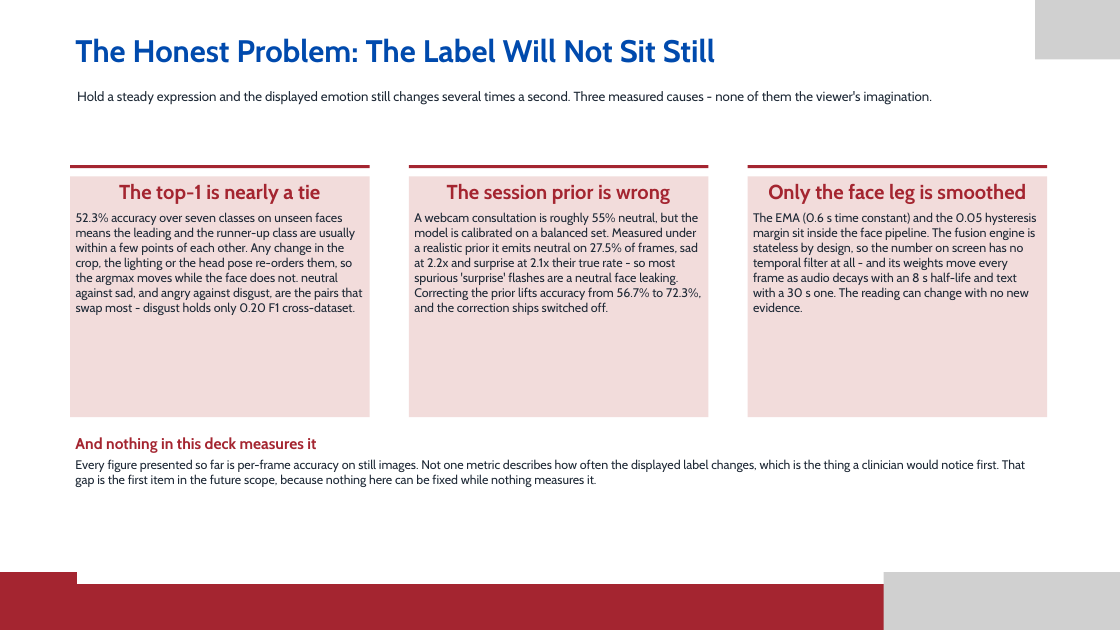
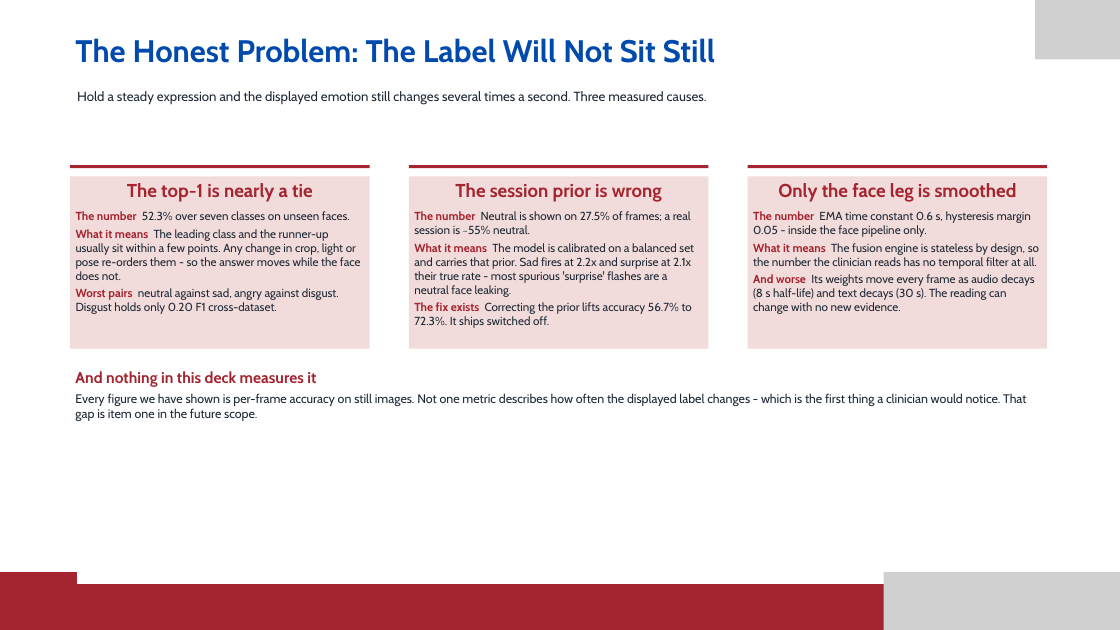
Before and after one commit to Piyushchy/Fyp-project, a slide deck: slide 22 of presentation/Sept_eval_1_multimodal.pptx (slide 21 before the commit). Drawn at 1120x630 pixels with LibreOffice and Linux fonts; fonts in the diff are those of the drawing; grey boxes stand for pictures. Boxes give left, top, right and bottom in pixels: in the first picture for what was removed or moved away, otherwise in the second. Text is boxed around its words. In the diff, an @@ line names an element or a change of style, - is before the commit and + after.

```diff
--- a/presentation/Sept_eval_1_multimodal.pptx
+++ b/presentation/Sept_eval_1_multimodal.pptx
@@ text at (x1=77, y1=91, x2=707, y2=104): text changed @@
-Hold a steady expression and the displayed emotion still changes several times a second. Three measured causes - none of them the viewer's imagination.
+Hold a steady expression and the displayed emotion still changes several times a second. Three measured causes.
@@ rectangle "The top-1 is nearly a ..." resized from (x1=70, y1=176, x2=370, y2=417) to (x1=70, y1=176, x2=370, y2=349) @@
@@ rectangle "The session prior is wrong" resized from (x1=409, y1=176, x2=708, y2=417) to (x1=409, y1=176, x2=708, y2=349) @@
@@ rectangle "Only the face leg is ..." resized from (x1=748, y1=176, x2=1047, y2=417) to (x1=748, y1=176, x2=1047, y2=349) @@
@@ text in rectangle at (x1=127, y1=183, x2=313, y2=202): size 26 to 24 pt in "The top-1 is nearly a tie" @@
@@ text in rectangle at (x1=455, y1=183, x2=662, y2=202): size 26 to 24 pt in "The session prior is wrong" @@
@@ text in rectangle at (x1=778, y1=183, x2=1017, y2=202): size 26 to 24 pt in "Only the face leg is smoothed" @@
@@ text in rectangle at (x1=76, y1=211, x2=361, y2=314): text changed; size 16 to 15 pt @@
-52.3% accuracy over seven classes on unseen faces means the leading and the runner-up class are usually within a few points of each other. Any change in the crop, the lighting or the head pose re-orders them, so the argmax moves while the face does not. neutral against sad, and angry against disgust, are the pairs that swap most - disgust holds only 0.20 F1 cross-dataset.
+The number 52.3% over seven classes on unseen faces.
+What it means The leading class and the runner-up usually sit within a few points. Any change in crop, light or pose re-orders them - so the answer moves while the face does not.
+Worst pairs neutral against sad, angry against disgust. Disgust holds only 0.20 F1 cross-dataset.
@@ text in rectangle at (x1=414, y1=211, x2=694, y2=328): text changed; size 16 to 15 pt @@
-A webcam consultation is roughly 55% neutral, but the model is calibrated on a balanced set. Measured under a realistic prior it emits neutral on 27.5% of frames, sad at 2.2x and surprise at 2.1x their true rate - so most spurious 'surprise' flashes are a neutral face leaking. Correcting the prior lifts accuracy from 56.7% to 72.3%, and the correction ships switched off.
+The number Neutral is shown on 27.5% of frames; a real session is ~55% neutral.
+What it means The model is calibrated on a balanced set and carries that prior. Sad fires at 2.2x and surprise at 2.1x their true rate - most spurious 'surprise' flashes are a neutral face leaking.
+The fix exists Correcting the prior lifts accuracy 56.7% to 72.3%. It ships switched off.
@@ text in rectangle at (x1=753, y1=211, x2=1039, y2=314): text changed; size 16 to 15 pt @@
-The EMA (0.6 s time constant) and the 0.05 hysteresis margin sit inside the face pipeline. The fusion engine is stateless by design, so the number on screen has no temporal filter at all - and its weights move every frame as audio decays with an 8 s half-life and text with a 30 s one. The reading can change with no new evidence.
+The number EMA time constant 0.6 s, hysteresis margin 0.05 - inside the face pipeline only.
+What it means The fusion engine is stateless by design, so the number the clinician reads has no temporal filter at all.
+And worse Its weights move every frame as audio decays (8 s half-life) and text decays (30 s). The reading can change with no new evidence.
@@ text "And nothing in this deck ..." moved from (x1=75, y1=437, x2=1025, y2=487) to (x1=75, y1=371, x2=1026, y2=421) @@
@@ text at (x1=75, y1=393, x2=1026, y2=421): text changed @@
-Every figure presented so far is per-frame accuracy on still images. Not one metric describes how often the displayed label changes, which is the thing a clinician would notice first. That gap is the first item in the future scope, because nothing here can be fixed while nothing measures it.
+Every figure we have shown is per-frame accuracy on still images. Not one metric describes how often the displayed label changes - which is the first thing a clinician would notice. That gap is item one in the future scope.
```
Also in this commit, not shown: 3 other slides changed, 1 slide added, 4 other files.
